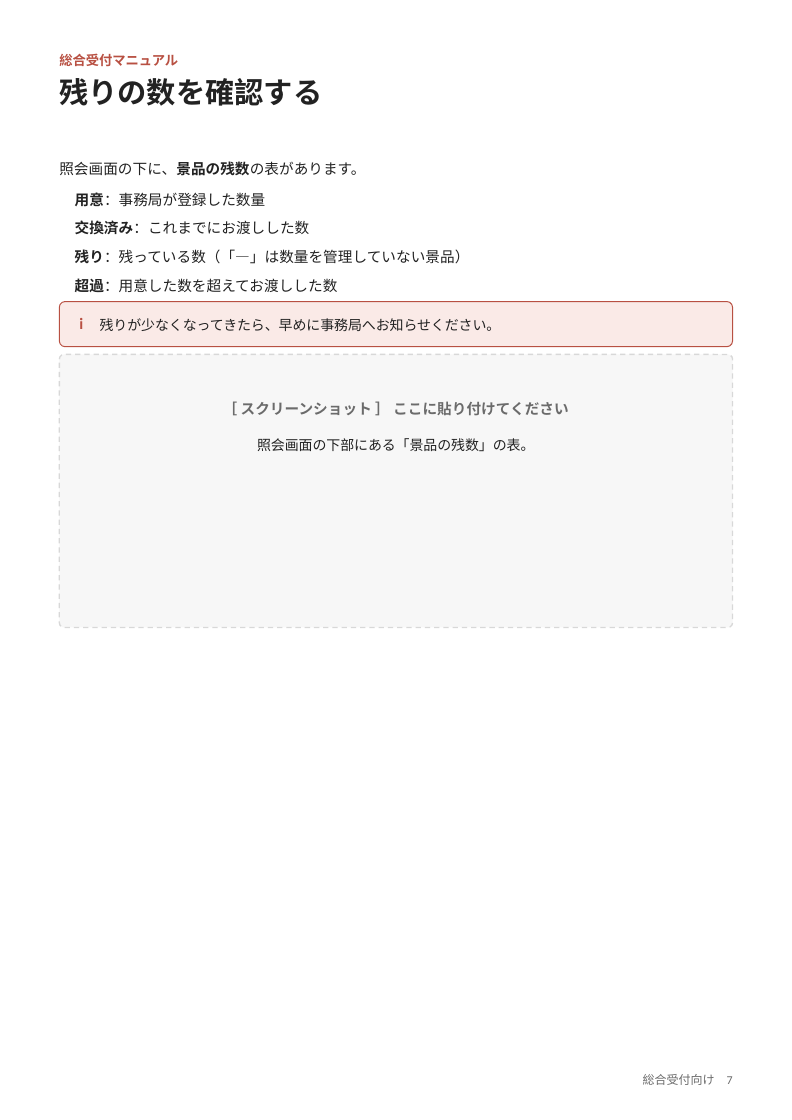
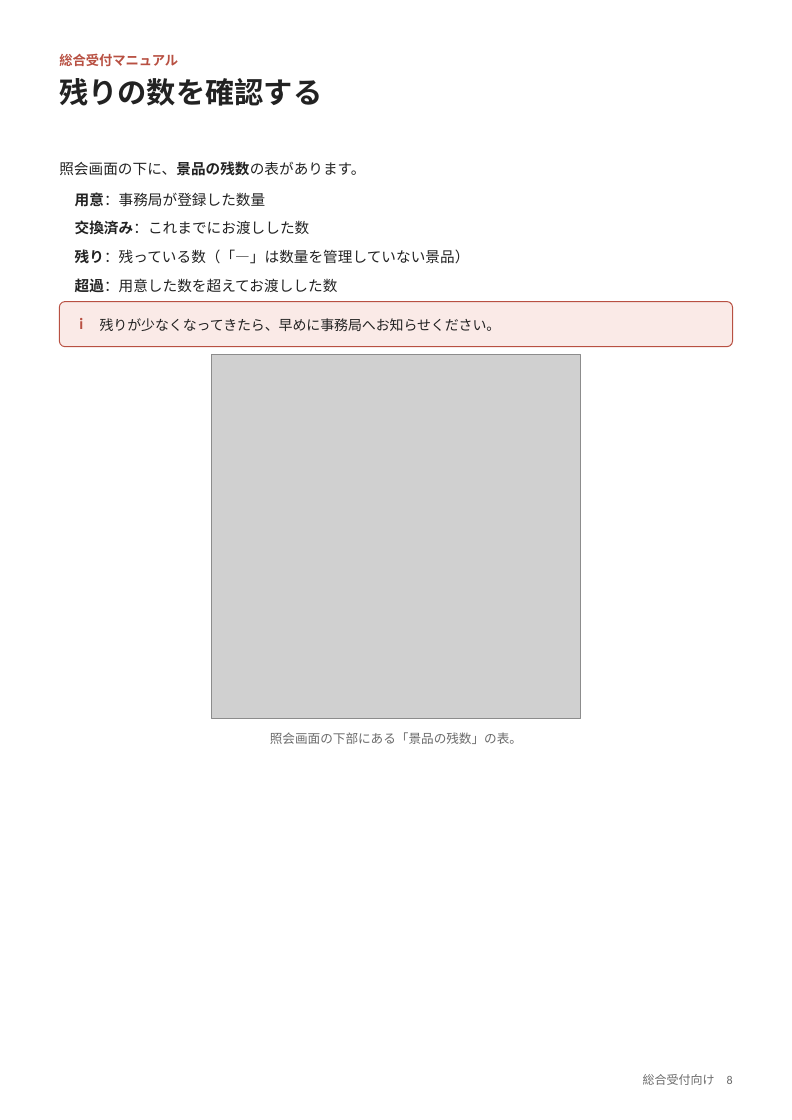
Before and after one commit to nisplus/enque, a slide deck: slide 8 of docs/manual-reception.pptx (slide 7 before the commit). Drawn at 792x1120 pixels with LibreOffice and Linux fonts; fonts in the diff are those of the drawing; grey boxes stand for pictures. Boxes give left, top, right and bottom in pixels: in the first picture for what was removed or moved away, otherwise in the second. Text is boxed around its words. In the diff, an @@ line names an element or a change of style, - is before the commit and + after.

```diff
--- a/docs/manual-reception.pptx
+++ b/docs/manual-reception.pptx
@@ rounded rectangle removed at box(59, 354, 733, 627) @@
@@ picture added at box(212, 354, 580, 718) @@
@@ text removed at box(241, 401, 569, 416) @@
-［ スクリーンショット ］ ここに貼り付けてください
@@ text "照会画面の下部にある「景品の残数」の表。": place and size @@
-text "照会画面の下部にある「景品の残数」の表。" at box(257, 438, 534, 452)
+text "照会画面の下部にある「景品の残数」の表。" at box(270, 732, 522, 744)
@@ text "照会画面の下部にある「景品の残数」の表。" at box(270, 732, 522, 744): size 10.5 to 9.5 pt, text colour #222222 to #6B6B6B; line spacing 1.2 to 1; vertical alignment top to middle @@
@@ text at box(643, 1074, 733, 1085): text changed @@
-総合受付向け 7
+総合受付向け 8
```
Also in this commit, not shown: 7 other slides changed, 1 slide added, 36 other files.
